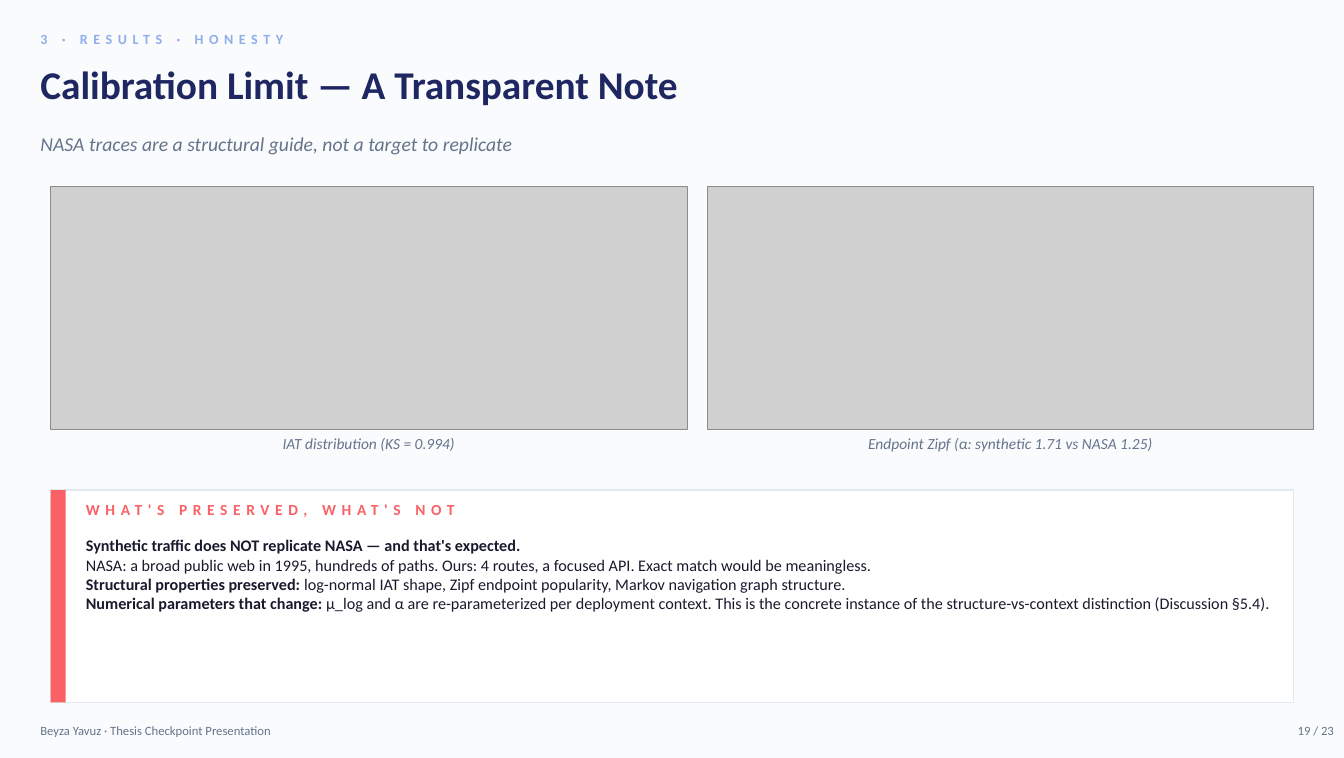
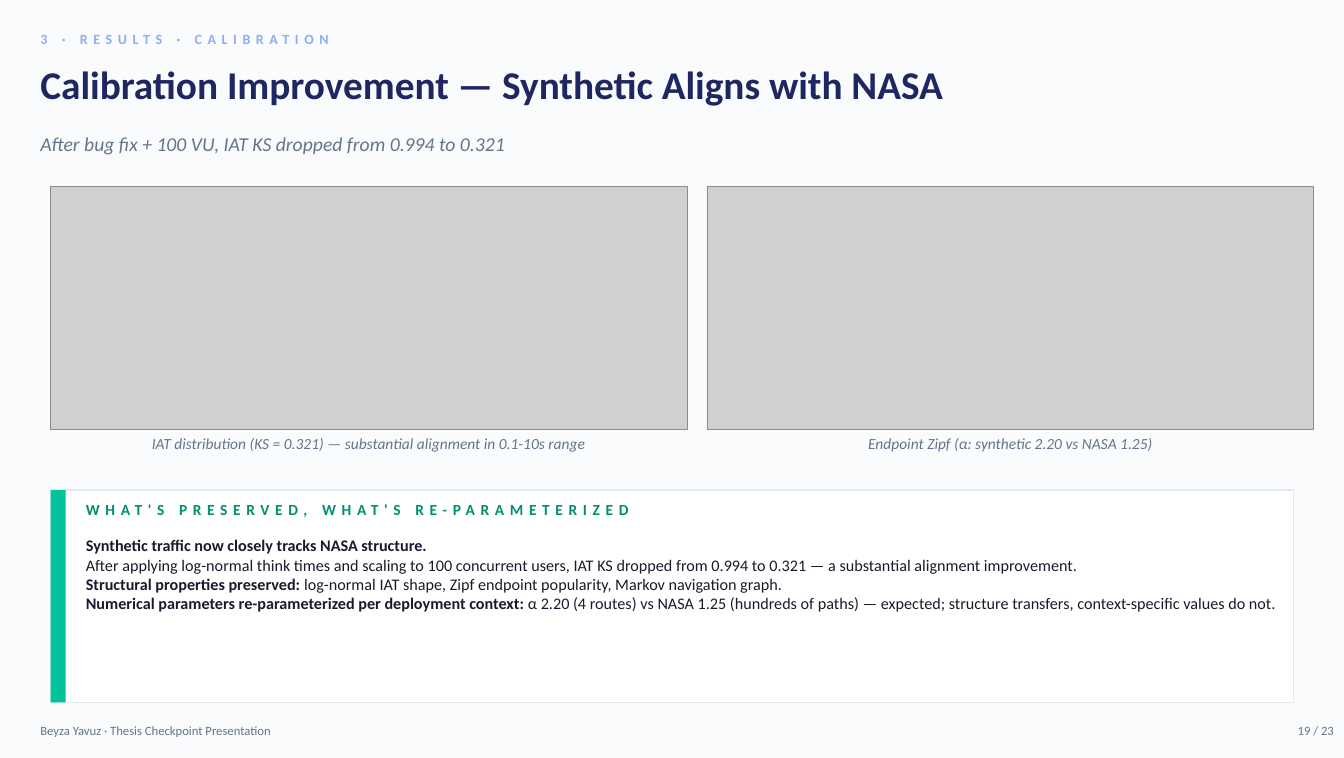
Before and after one commit to beyyzayyavuz/auth-nest-01, a slide deck: slide 19 of Thesis_Checkpoint_Presentation.pptx. Drawn at 1344x758 pixels with LibreOffice and Linux fonts; fonts in the diff are those of the drawing; grey boxes stand for pictures. Boxes give left, top, right and bottom in pixels: in the first picture for what was removed or moved away, otherwise in the second. Text is boxed around its words. In the diff, an @@ line names an element or a change of style, - is before the commit and + after.

```diff
--- a/Thesis_Checkpoint_Presentation.pptx
+++ b/Thesis_Checkpoint_Presentation.pptx
@@ text at (x1=40, y1=35, x2=329, y2=44): text changed @@
-3 · RESULTS · HONESTY
+3 · RESULTS · CALIBRATION
@@ text at (x1=40, y1=71, x2=942, y2=106): text changed @@
-Calibration Limit — A Transparent Note
+Calibration Improvement — Synthetic Aligns with NASA
@@ text at (x1=40, y1=137, x2=505, y2=155): text changed @@
-NASA traces are a structural guide, not a target to replicate
+After bug fix + 100 VU, IAT KS dropped from 0.994 to 0.321
@@ text at (x1=152, y1=438, x2=585, y2=452): text changed @@
-IAT distribution (KS = 0.994)
+IAT distribution (KS = 0.321) — substantial alignment in 0.1-10s range
@@ text at (x1=868, y1=438, x2=1152, y2=452): text changed @@
-Endpoint Zipf (α: synthetic 1.71 vs NASA 1.25)
+Endpoint Zipf (α: synthetic 2.20 vs NASA 1.25)
@@ rectangle at (x1=51, y1=490, x2=66, y2=702): fill #F96167 to #02C39A @@
@@ text at (x1=86, y1=504, x2=628, y2=517): text changed; text colour #F96167 to #018F71 @@
-WHAT'S PRESERVED, WHAT'S NOT
+WHAT'S PRESERVED, WHAT'S RE-PARAMETERIZED
@@ text at (x1=86, y1=539, x2=1275, y2=612): text changed @@
-Synthetic traffic does NOT replicate NASA — and that's expected.
-NASA: a broad public web in 1995, hundreds of paths. Ours: 4 routes, a focused API. Exact match would be meaningless.
-Structural properties preserved: log-normal IAT shape, Zipf endpoint popularity, Markov navigation graph structure.
-Numerical parameters that change: μ_log and α are re-parameterized per deployment context. This is the concrete instance of the structure-vs-context distinction (Discussion §5.4).
+Synthetic traffic now closely tracks NASA structure.
+After applying log-normal think times and scaling to 100 concurrent users, IAT KS dropped from 0.994 to 0.321 — a substantial alignment improvement.
+Structural properties preserved: log-normal IAT shape, Zipf endpoint popularity, Markov navigation graph.
+Numerical parameters re-parameterized per deployment context: α 2.20 (4 routes) vs NASA 1.25 (hundreds of paths) — expected; structure transfers, context-specific values do not.
```
Also in this commit, not shown: 17 other slides changed, 1 other file.
